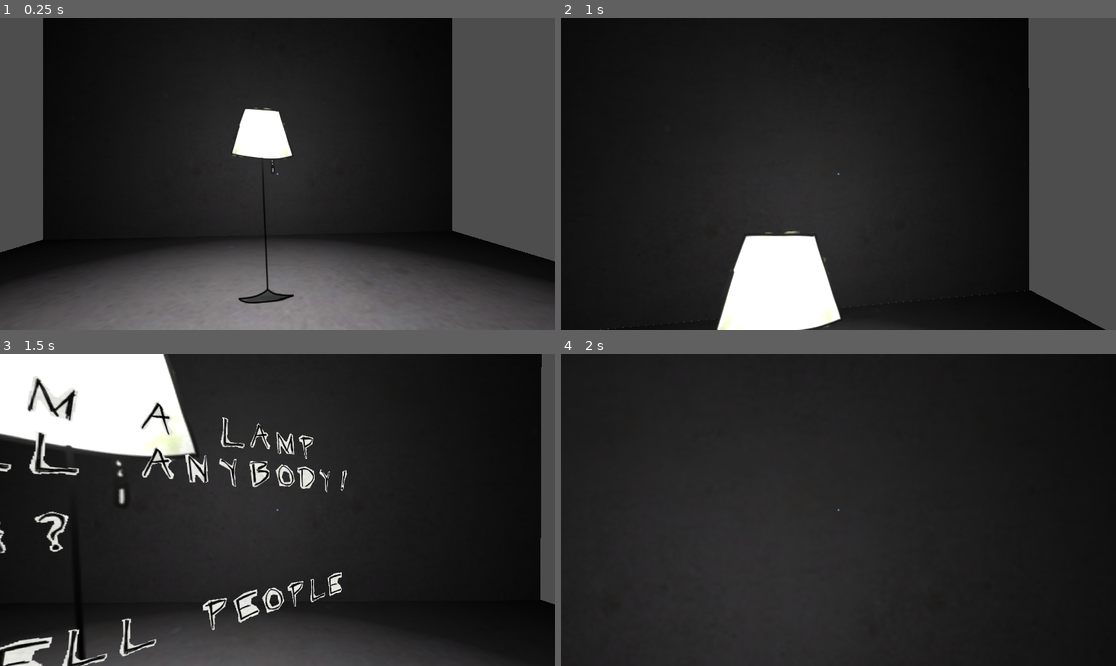
Above: before the commit, frames 1-4 (two rows, left to right).
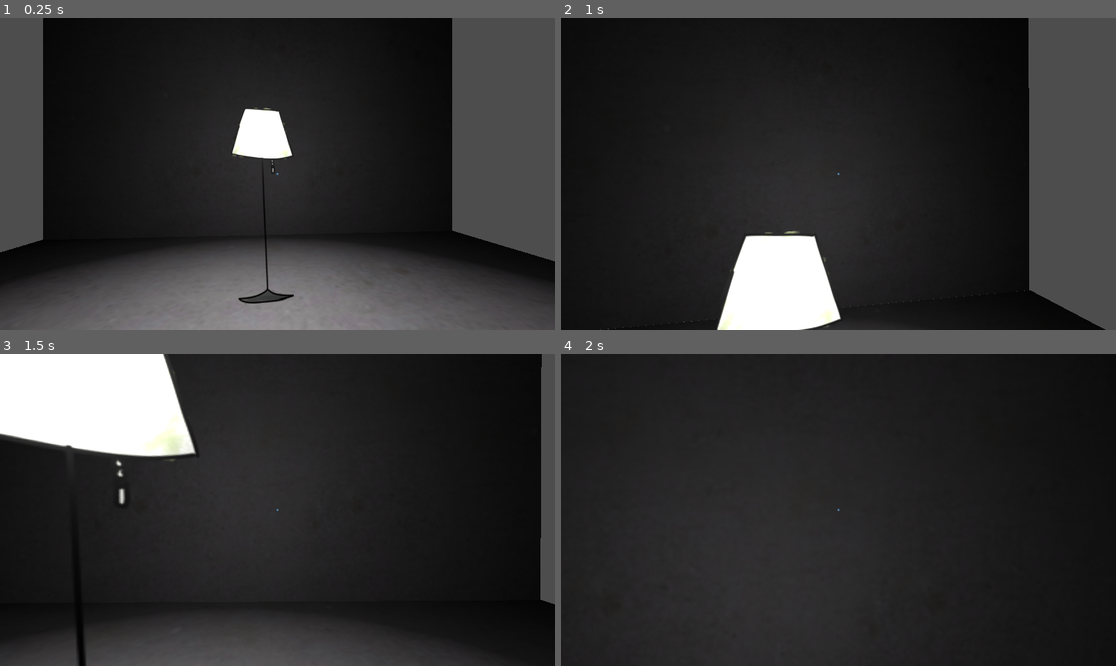
Above: after the commit, the same moments.

Repository: stingpie/wacky-chess-game
Game: Godot game, scene res://main_room.tscn
Two runs of this game, one before a commit and one after it. Both use one fixed random seed, a clock stepped at 60 frames per second and the inputs below. The engine's default icon, where the game draws it, is replaced by a stand-in: a white triangle on a blue panel in a dark square.
Inputs (mouse positions are in pixels of both pictures, inside the frame that each line leads up to):
- Up to frame 1 (0.25 s): no input
- Up to frame 2 (1 s): tap Enter (ui_accept) at 0.5, 0.77 s; move the mouse to (866, 174) at 0.52 s; hold Up (ui_up) from 0.53 s (still down); hold E from 0.53 s (still down); click (866, 174) at 0.67 s
- Up to frame 3 (1.5 s): keep holding Up (ui_up); move the mouse to (249, 510) at 1.27 s; release E at 1.28 s; tap E at 1.35 s; click (249, 510) at 1.42 s
- Up to frame 4 (2 s): keep holding Up (ui_up); tap Enter (ui_accept) at 1.52 s

Frames 1-2 are identical in both runs. In frame 3, 5.1% of the frame differs, in the area x 0-63%, y 7-100%; in frame 4, nothing differs.

Commit message:
added_wobbly_font

Diff:
--- a/Text.gd
+++ b/Text.gd
@@ -28,7 +28,7 @@
 func _ready():
 	#mousebox = self.get_child(0).get_child(0)
 	mousebox = get_child(0)
-	font = load("res://sprites/text2/ResizedSheet1.png")
+	font = load("res://sprites/text2/GabeFontSheet1.png")
 
 	for i in "ABCDEFGHIJKLMNOPQRSTUVWXYZ":
 		load_textures(i)
@@ -174,8 +174,8 @@
 			char3d.texture = font #texdict[text[i]]
 			char3d.region_enabled=true;
 
-			char3d.region_rect= Rect2((text.unicode_at(i)-32)*64, 0,64,64);
-			char3d.position.x = (i-newline - 0.5*line_len)   * char_size *0.5
+			char3d.region_rect= Rect2((text.unicode_at(i)-32)*64+0.5, 0.5,63,63);
+			char3d.position.x = (i-newline - 0.5*line_len)   * char_size *0.55
 			char3d.position.y = char_size * 0.6 * -lines;
 			char3d.scale= Vector3(0,0,0)
 			chars.append(char3d)
